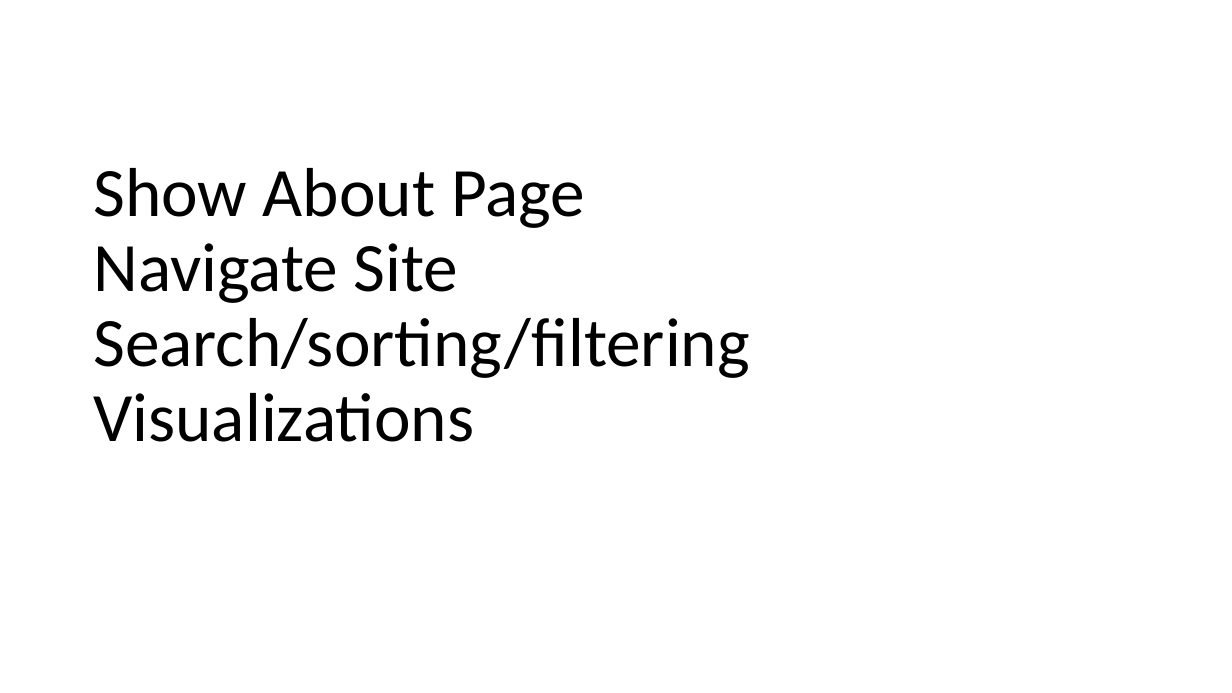
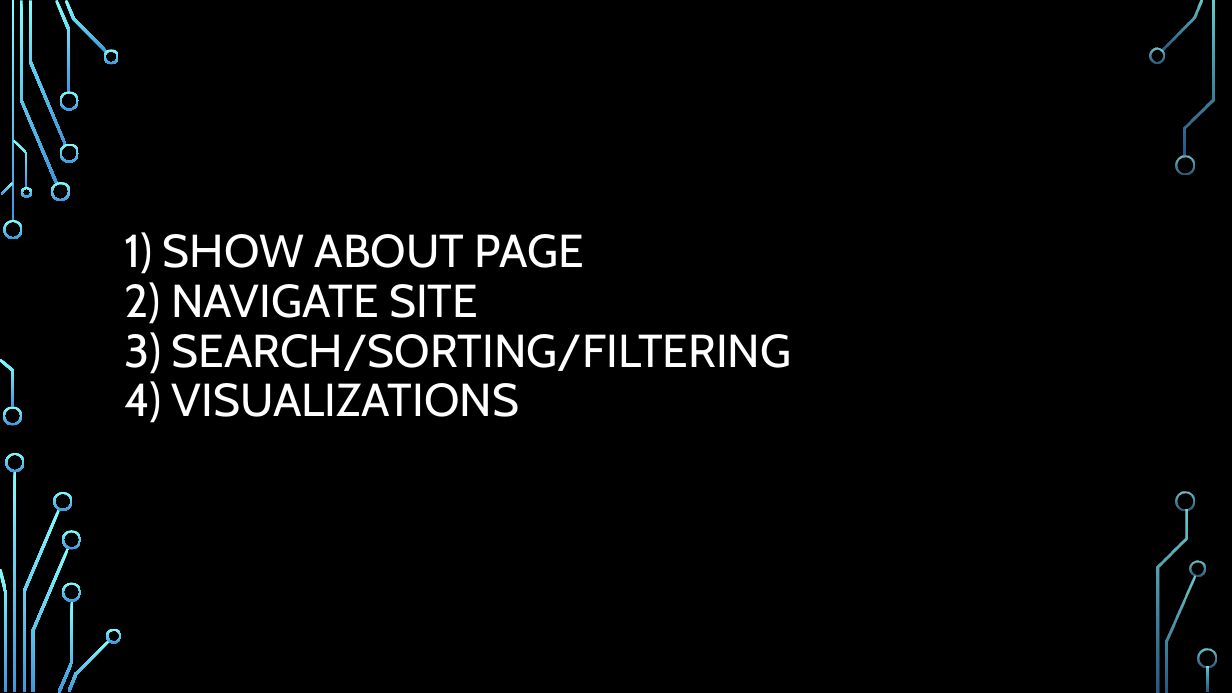
Before and after one commit to pdiemi/mibrary, a slide deck: slide 8 of Mibrary.pptx (slide 3 before the commit). Drawn at 1232x693 pixels with LibreOffice and Linux fonts; fonts in the diff are those of the drawing; background and template pictures are left out. Boxes give left, top, right and bottom in pixels: in the first picture for what was removed or moved away, otherwise in the second. Text is boxed around its words. In the diff, an @@ line names an element or a change of style, - is before the commit and + after.

```diff
--- a/Mibrary.pptx
+++ b/Mibrary.pptx
@@ background #FFFFFF to picture (left out) @@
@@ title at [125, 232, 792, 423]: text changed; size 54 to 36 pt; font Calibri to Cabin; text colour #000000 to #FFFFFF @@
-Show About Page
-Navigate Site
-Search/sorting/filtering
-Visualizations
+1) SHOW ABOUT PAGE
+2) NAVIGATE SITE
+3) SEARCH/SORTING/FILTERING
+4) VISUALIZATIONS
@@ group added at [0, 0, 1217, 693]: 33 freeform shapes, 3 rectangles @@
```
Also in this commit, not shown: 6 other slides changed, 5 slides added.
